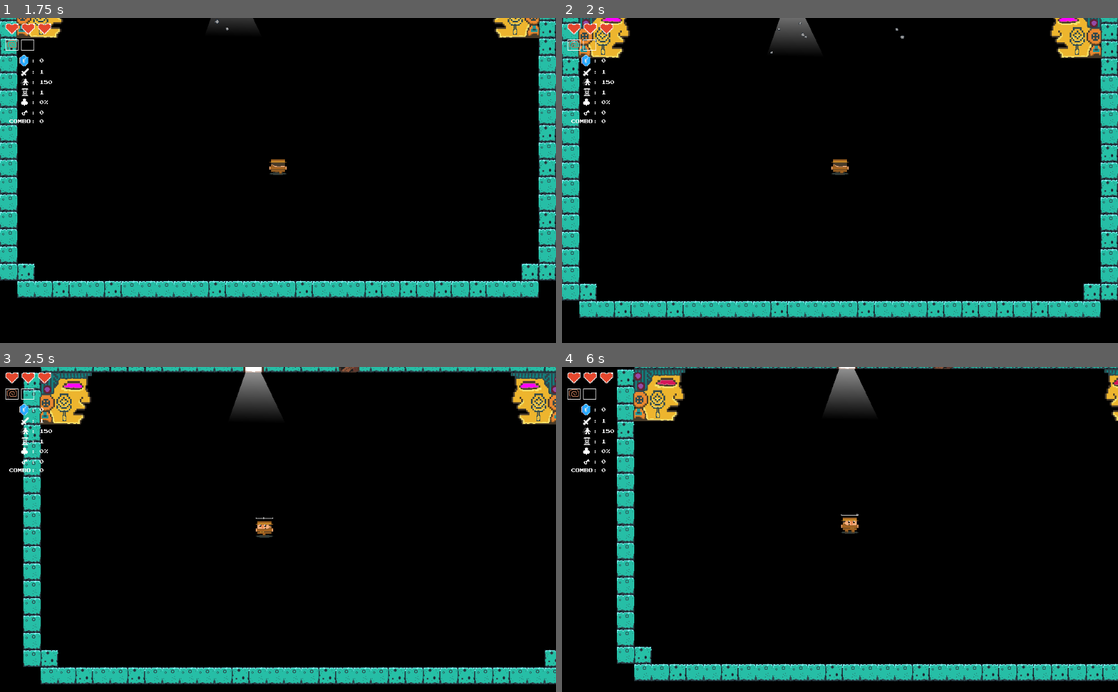
Above: before the commit, frames 1-4 (two rows, left to right).
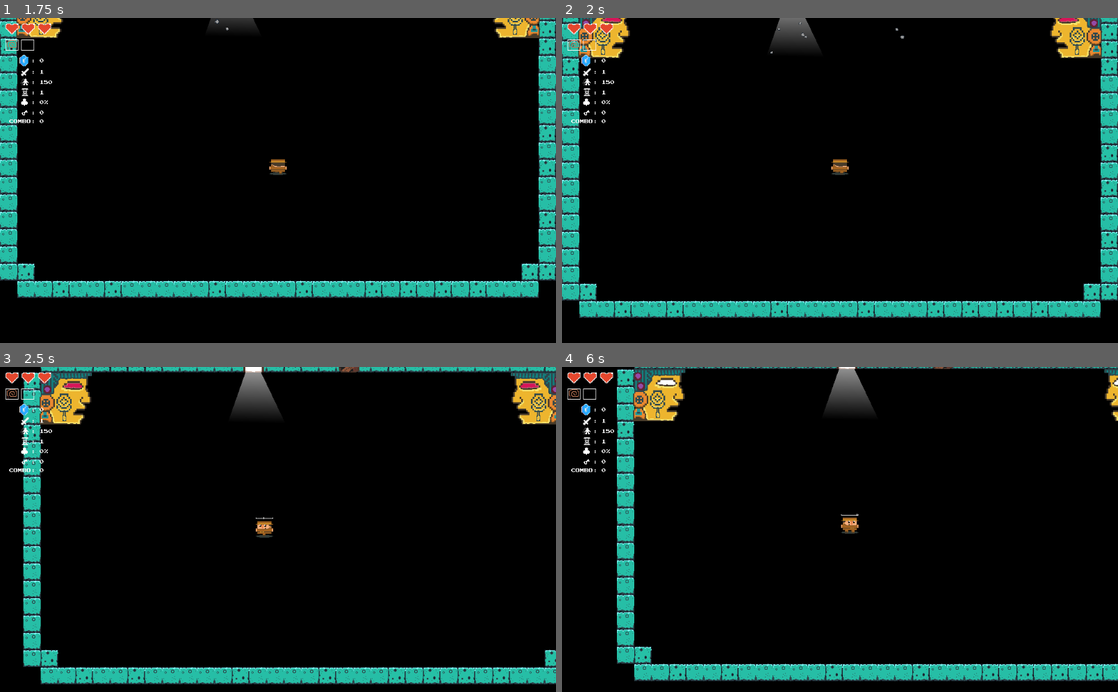
Above: after the commit, the same moments.

Repository: mcerdeira/curse-of-the-rogue
Game: Godot game, scene res://scenes/Main.tscn
Same seed, same stepped clock (60 frames per second), same inputs: the game is played once before the commit and once after it.
Inputs (mouse positions are in pixels of both pictures, inside the frame that each line leads up to):
- Up to frame 1 (1.75 s): tap Enter at 0.5 s; move the mouse to (250, 245) at 0.52 s; press the mouse at (250, 245) at 0.53 s; hold W (up) from 0.53 s (still down); move the mouse to (444, 229) at 1.27 s; release the mouse at (444, 229) at 1.28 s; right-click (444, 229) at 1.35 s
- Up to frame 2 (2 s): keep holding W (up)
- Up to frame 3 (2.5 s): move the mouse to (111, 480) at 2.02 s; release W (up) at 2.03 s; press the mouse at (111, 480) at 2.03 s; hold A (left) from 2.03 s (still down)
- Up to frame 4 (6 s): move the mouse to (867, 529) at 2.77 s; release the mouse at (867, 529) at 2.78 s; right-click (867, 529) at 2.85 s; move the mouse to (756, 448) at 3.52 s; release A (left) at 3.53 s; press the mouse at (756, 448) at 3.53 s; hold S (down) 3.53-4.28 s; move the mouse to (962, 513) at 4.27 s; release the mouse at (962, 513) at 4.28 s; hold D (right) 4.28-5.03 s; right-click (962, 513) at 4.35 s; move the mouse to (728, 545) at 5.02 s; press the mouse at (728, 545) at 5.03 s; hold W (up) 5.03-5.78 s; move the mouse to (895, 458) at 5.77 s; release the mouse at (895, 458) at 5.78 s; hold D (right) from 5.78 s (still down); right-click (895, 458) at 5.85 s

Frame 1 is identical in both runs. In frame 2, less than 0.1% of the frame differs, in the area x 7-93%, y 0-2%; in frame 3, less than 0.1%, in the area x 11-97%, y 5-7%; in frame 4, less than 0.1%.

Commit message:
Algunas cosas de los zombies

Diff:
--- a/src/scenes/ItemPedestal.tscn
+++ b/src/scenes/ItemPedestal.tscn
@@ -20,6 +20,11 @@
 "frames": [ ExtResource( 5 ) ],
 "loop": true,
 "name": "blue_heart",
+"speed": 5.0
+}, {
+"frames": [  ],
+"loop": true,
+"name": "brain",
 "speed": 5.0
 }, {
 "frames": [  ],
@@ -61,6 +66,11 @@
 "loop": true,
 "name": "speedup",
 "speed": 5.0
+}, {
+"frames": [  ],
+"loop": true,
+"name": "wolfe_bite",
+"speed": 5.0
 } ]
 
 [node name="ItemPedestal" type="Area2D"]
@@ -88,6 +98,6 @@
 [node name="item" type="AnimatedSprite" parent="."]
 position = Vector2( 0, -34 )
 frames = SubResource( 3 )
-animation = "damageup"
+animation = "wolfe_bite"
 
 [connection signal="body_entered" from="." to="." method="_on_ItemPedestal_body_entered"]
--- a/src/scenes/Main.tscn
+++ b/src/scenes/Main.tscn
@@ -172,13 +172,11 @@
 centered = false
 
 [node name="BigHead" parent="." instance=ExtResource( 18 )]
-frame = 1
 
 [node name="BigHead2" parent="." instance=ExtResource( 18 )]
 position = Vector2( 78, 80 )
 rotation = 3.14159
 scale = Vector2( 1, -1 )
-frame = 1
 
 [node name="ItemPedestal" parent="." instance=ExtResource( 22 )]
 position = Vector2( 405, 278 )
--- a/src/scenes/Player.gd
+++ b/src/scenes/Player.gd
@@ -6,10 +6,11 @@
 var inv_time_total = 1.2
 var inv_togg_total = 0.1
 var inv_togg = 0
-var zombie_first_dead = false
 var whip_inst = null
 var whip = preload("res://scenes/Whip.tscn")
 var ani_aditional = ""
+var turn_into_zombie_ttl = 0
+var turn_into_zombie_ttl_total = 1.3
 
 var dead = false
 var entering = false
@@ -93,7 +94,7 @@
 
 		if can_zombie:
 			if eval_dead():
-				turn_into_zombie()
+				turn_into_zombie_ttl = turn_into_zombie_ttl_total
 
 		if Global.temp_poison:
 			Global.temp_poison = eval_poision()
@@ -104,19 +105,17 @@
 	for i in range(Global.health.size()):
 		Global.health[i] = 4
 
-	zombie_first_dead = true
+	dead = false
+	Global.GAME_OVER = false
 	Global.zombie = true
 	ani_aditional = "_zombie"
 	$sprite.animation = $sprite.animation + ani_aditional
 	Global.refresh_hud()
 
 func die():
-	if zombie_first_dead:
-		zombie_first_dead = false
-	else:
-		$sprite.animation = "dead" + ani_aditional
-		dead = true
-		Global.GAME_OVER = true
+	$sprite.animation = "dead" + ani_aditional
+	dead = true
+	Global.GAME_OVER = true
 
 func eval_poision():
 	for h in Global.health:
@@ -144,8 +143,13 @@
 			$shadow.position.y -= 8 * delta
 
 	if dead:
-		$melee_bar.visible = false
-		$melee_bar2.visible = false
+		if turn_into_zombie_ttl != 0:
+			turn_into_zombie_ttl -= 1 * delta
+			if turn_into_zombie_ttl <= 0:
+				turn_into_zombie()
+		else:
+			$melee_bar.visible = false
+			$melee_bar2.visible = false
 		return
 
 	if hit_ttl > 0:
--- a/src/scripts/Global.gd
+++ b/src/scripts/Global.gd
@@ -56,33 +56,52 @@
 }
 
 var PREMIUM_ITEMS = {
+	"wolfe_bite": {
+		"name": "wolfe_bite",
+		"description": "Wolf Bite",
+		"long_description": "",
+		"price": 350,
+		"type": "passive"
+	},
+	"brain": {
+		"name": "brain",
+		"description": "Brain",
+		"long_description": "",
+		"price": 350,
+		"type": "passive"
+	},
 	"poison": {
 		"name": "poison",
 		"description": "Poisonous touch",
+		"long_description": "",
 		"price": 250,
 		"type": "passive"
 	},
 	"speedup": {
 		"name": "speedup",
 		"description": "Speed++",
+		"long_description": "",
 		"price": 150,
 		"type": "passive"
 	},
 	"meleeup": {
 		"name": "meleeup",
 		"description": "Melee Speed++",
+		"long_description": "",
 		"price": 150,
 		"type": "passive"
 	},
 	"damageup": {
 		"name": "damageup",
 		"description": "Damage++",
+		"long_description": "",
 		"price": 150,
 		"type": "passive"
 	},
 	"luckup": {
 		"name": "luckup",
 		"description": "Luck++",
+		"long_description": "",
 		"price": 150,
 		"type": "passive"
 	},
@@ -91,18 +110,26 @@
 var ITEMS = {
 	"blue_heart": {
 		"name": "blue_heart",
+		"description": "",
+		"long_description": "",
 		"price": 50
 	},
 	"green_heart": {
 		"name": "green_heart",
+		"description": "",
+		"long_description": "",
 		"price": 75
 	},
 	"empty_heart": {
 		"name": "empty_heart",
+		"description": "",
+		"long_description": "",
 		"price": 150
 	},
 	"normal_heart": {
 		"name": "normal_heart",
+		"description": "",
+		"long_description": "",
 		"price": 25
 	}
 }
